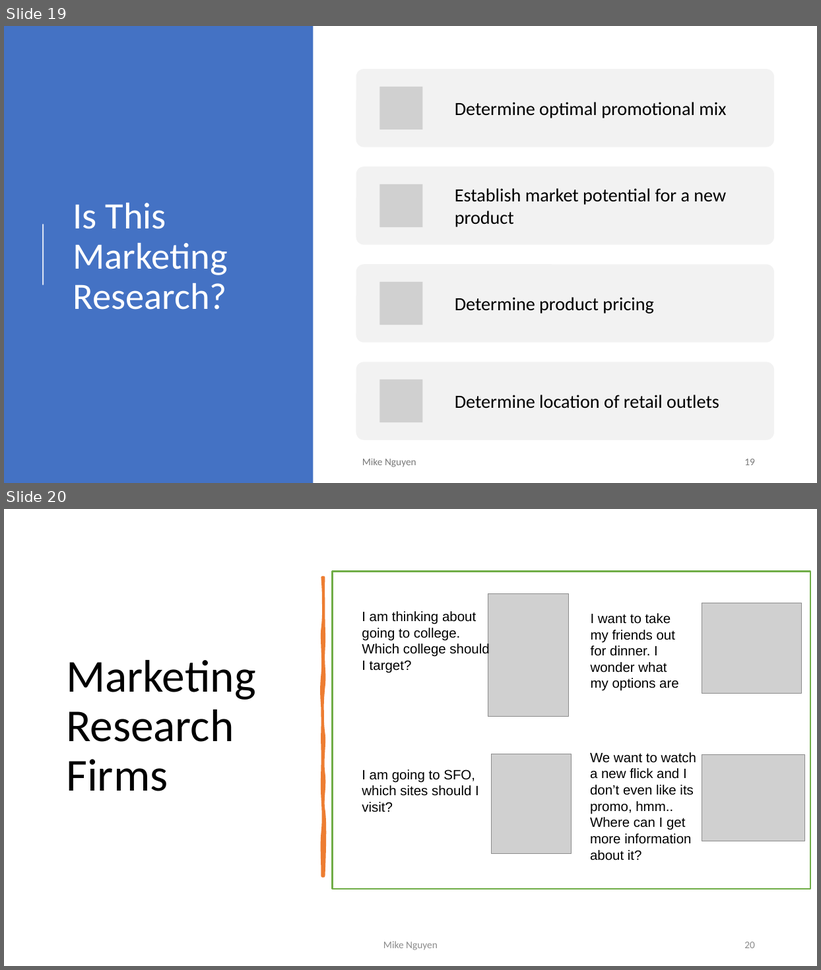
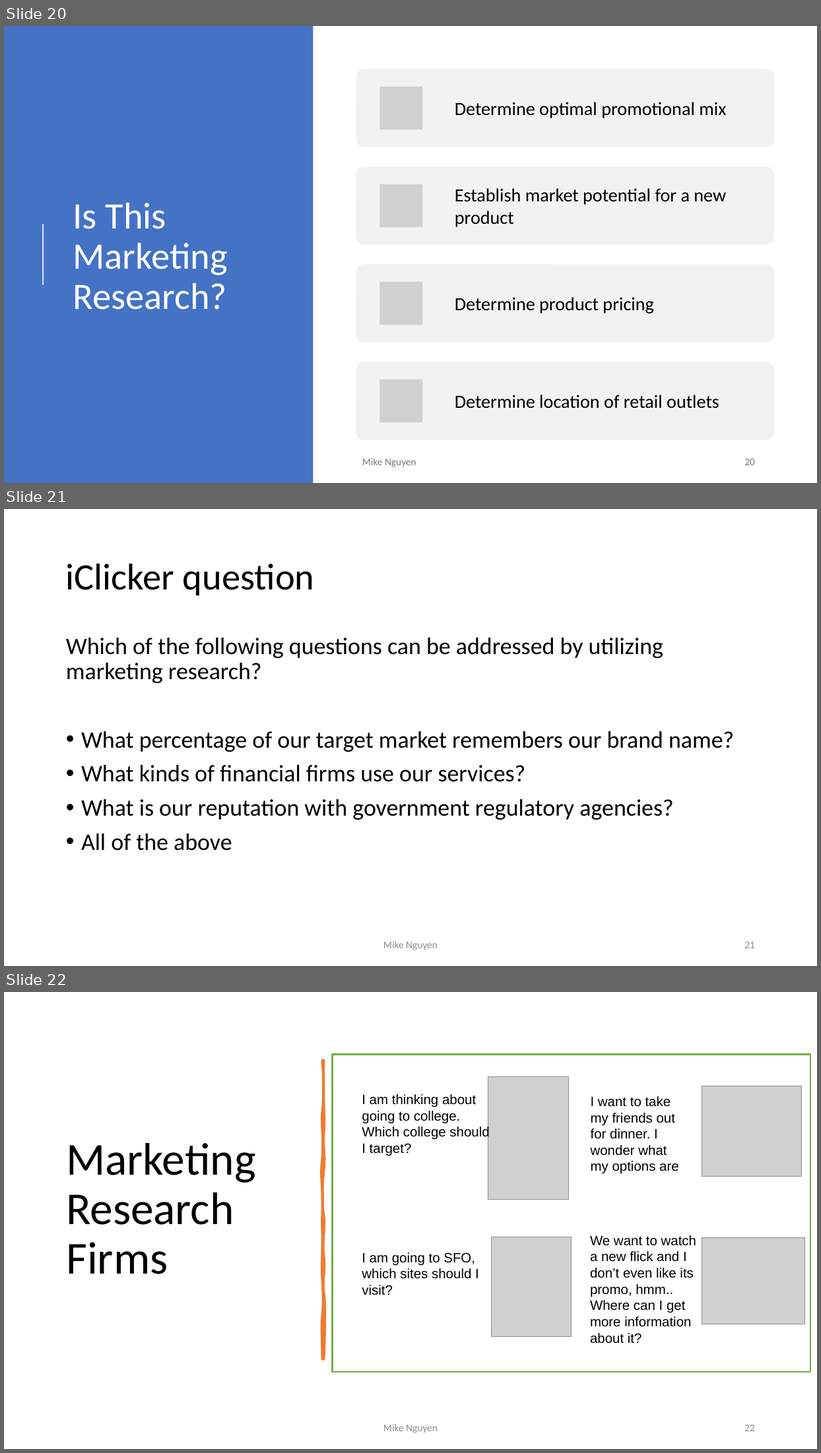
Before and after one commit to mikenguyen13/mar4050, a slide deck: lectures/1/1_Introduction to Marketing Research.pptx. Shown one above the other, each under a label of ours: slides 19 and 20 before the commit, slides 20, 21 and 22 after it. The pictures are 821x970 and 821x1453 pixels, drawn with LibreOffice and Linux fonts; fonts in the diff are those of the drawing; grey boxes stand for pictures. Boxes give left, top, right and bottom in pixels: in the first picture for what was removed or moved away, otherwise in the second. Text is boxed around its words. In the diff, an @@ line names an element or a change of style, - is before the commit and + after.

```diff
--- a/lectures/1/1_Introduction to Marketing Research.pptx
+++ b/lectures/1/1_Introduction to Marketing Research.pptx
@@ slide 21 added at box(4, 509, 817, 966), background #FFFFFF @@
@@ title added at box(66, 563, 315, 595), 44 pt, text #000000 @@
+iClicker question
@@ text added at box(66, 638, 734, 851), 28 pt, text #000000 @@
+Which of the following questions can be addressed by utilizing marketing research?
+• What percentage of our target market remembers our brand name?
+• What kinds of financial firms use our services?
+• What is our reputation with government regulatory agencies?
+• All of the above
@@ text added at box(384, 941, 438, 951), 12 pt, text #8C8C8C @@
+Mike Nguyen
@@ page number added at box(745, 942, 755, 949), 12 pt, text #8C8C8C @@
+21
@@ what was slide 19 is now slide 20 @@
@@ page number at box(745, 459, 755, 466): text changed @@
-19
+20
@@ what was slide 20 is now slide 22 @@
@@ page number at box(745, 1425, 755, 1432): text changed @@
-20
+22
```
Also in this commit, not shown: 7 slides changed, 1 other slide added, 5 other files.
